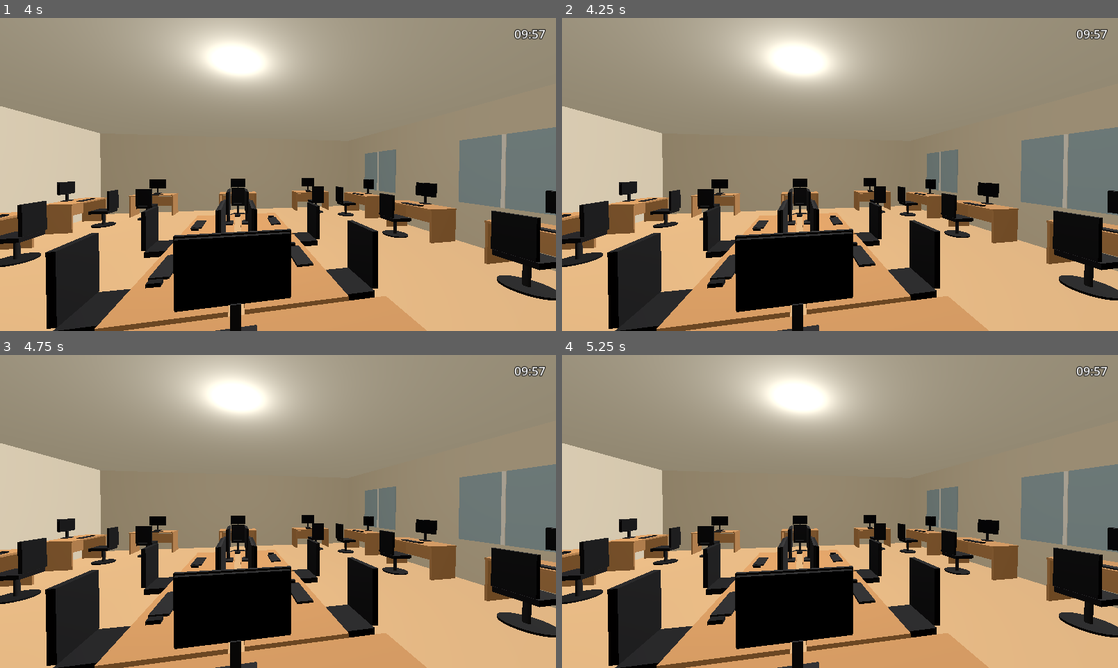
Above: before the commit, frames 1-4 (two rows, left to right).
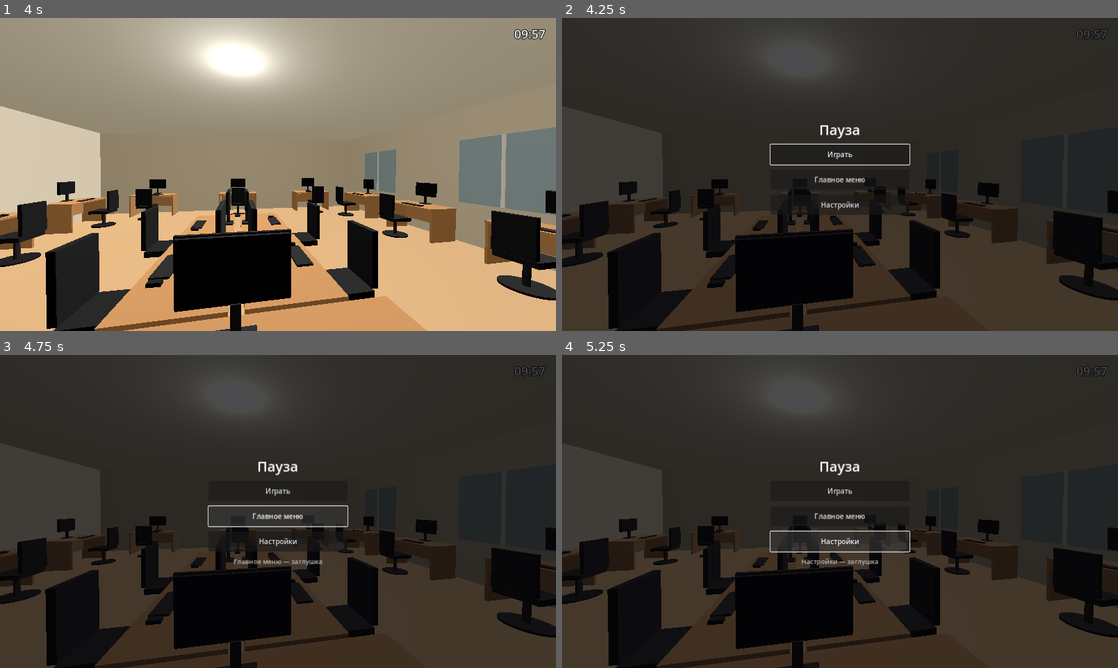
Above: after the commit, the same moments.

Repository: 1249137-star/Spot_the_cheater
Game: Godot game, scene res://scenes/game/game.tscn
The game is run twice, just before and just after one commit, with the same random seed, the same clock (stepped at 60 frames per second) and the same inputs.
Inputs (mouse positions are in pixels of both pictures, inside the frame that each line leads up to):
- Up to frame 1 (4 s): tap Enter at 0.5, 3.5 s; move the mouse to (305, 174) at 0.52 s; hold E (interact) 0.53-1.28 s; hold W (move_forward) from 0.53 s (still down); move the mouse to (250, 174) at 1.27 s; tap E (interact) at 1.35, 2.85 s; move the mouse to (289, 168) at 2.02 s; hold E (interact) 2.03-2.78 s; tap Space at 2.75 s; move the mouse to (272, 180) at 2.77 s; move the mouse to (316, 177) at 3.52 s; hold E (interact) from 3.53 s (still down)
- Up to frame 2 (4.25 s): keep holding W (move_forward); keep holding E (interact); tap Escape (pause) at 4.15 s
- Up to frame 3 (4.75 s): release W (move_forward) at 4.25 s; release E (interact) at 4.25 s; click (278, 517) at 4.25 s, where only the run after the commit has a clickable "Главное меню"
- Up to frame 4 (5.25 s): click (840, 542) at 5 s, where only the run after the commit has a clickable "Настройки"

Frame 1 is identical in both runs. In frame 2, 86% of the frame differs, in the area x 0-100%, y 0-100%; in frame 3, 86%; in frame 4, 87%.

Commit message:
feat: добавлено окно пауза, Esc

Diff:
--- a/scenes/game/game.tscn
+++ b/scenes/game/game.tscn
@@ -1,9 +1,10 @@
-[gd_scene load_steps=5 format=3 uid="uid://b7ohn4yixqnl0"]
+[gd_scene load_steps=6 format=3 uid="uid://b7ohn4yixqnl0"]
 
 [ext_resource type="PackedScene" uid="uid://bgqqeqq4pjgex" path="res://scenes/classroom_blockout.tscn" id="1_classroom"]
 [ext_resource type="PackedScene" path="res://scenes/player/player.tscn" id="2_player"]
 [ext_resource type="Script" path="res://scripts/core/game_session.gd" id="3_game_session"]
 [ext_resource type="Script" path="res://scripts/ui/timer_label.gd" id="4_timer_label"]
+[ext_resource type="PackedScene" path="res://scenes/ui/pause_menu.tscn" id="5_pause_menu"]
 
 [node name="Game" type="Node3D"]
 
@@ -33,3 +34,5 @@
 text = "10:00"
 horizontal_alignment = 2
 script = ExtResource("4_timer_label")
+
+[node name="PauseMenu" parent="." instance=ExtResource("5_pause_menu")]
--- /dev/null
+++ b/scenes/ui/pause_menu.tscn
@@ -0,0 +1,55 @@
+[gd_scene load_steps=2 format=3]
+
+[ext_resource type="Script" path="res://scripts/ui/pause_menu.gd" id="1_pause"]
+
+[node name="PauseMenu" type="CanvasLayer"]
+layer = 10
+visible = false
+script = ExtResource("1_pause")
+
+[node name="Overlay" type="ColorRect" parent="."]
+anchors_preset = 15
+anchor_right = 1.0
+anchor_bottom = 1.0
+grow_horizontal = 2
+grow_vertical = 2
+color = Color(0.02, 0.02, 0.03, 0.72)
+
+[node name="Center" type="CenterContainer" parent="."]
+anchors_preset = 15
+anchor_right = 1.0
+anchor_bottom = 1.0
+grow_horizontal = 2
+grow_vertical = 2
+
+[node name="VBox" type="VBoxContainer" parent="Center"]
+custom_minimum_size = Vector2(320, 0)
+layout_mode = 2
+theme_override_constants/separation = 12
+
+[node name="Title" type="Label" parent="Center/VBox"]
+layout_mode = 2
+theme_override_font_sizes/font_size = 32
+text = "Пауза"
+horizontal_alignment = 1
+
+[node name="PlayButton" type="Button" parent="Center/VBox"]
+custom_minimum_size = Vector2(0, 46)
+layout_mode = 2
+text = "Играть"
+
+[node name="MainMenuButton" type="Button" parent="Center/VBox"]
+custom_minimum_size = Vector2(0, 46)
+layout_mode = 2
+text = "Главное меню"
+
+[node name="SettingsButton" type="Button" parent="Center/VBox"]
+custom_minimum_size = Vector2(0, 46)
+layout_mode = 2
+text = "Настройки"
+
+[node name="Status" type="Label" parent="Center/VBox"]
+layout_mode = 2
+theme_override_colors/font_color = Color(0.75, 0.75, 0.75, 1)
+theme_override_font_sizes/font_size = 15
+horizontal_alignment = 1
--- a/scripts/player/player_controller.gd
+++ b/scripts/player/player_controller.gd
@@ -1,7 +1,7 @@
 extends CharacterBody3D
 
 ## FPS-контроллер преподавателя.
-## WASD + мышь, гравитация, луч взаимодействия, пауза по Esc.
+## WASD + мышь, гравитация, луч взаимодействия.
 
 @export var speed: float = 1.6
 @export var mouse_sensitivity: float = 0.002
@@ -10,11 +10,8 @@
 @onready var camera: Camera3D = $Camera3D
 @onready var ray: RayCast3D = $RayCast3D
 
-var _paused: bool = false
-
 
 func _ready() -> void:
-	process_mode = Node.PROCESS_MODE_ALWAYS
 	Input.mouse_mode = Input.MOUSE_MODE_CAPTURED
 
 
@@ -23,17 +20,11 @@
 		rotate_y(-event.relative.x * mouse_sensitivity)
 		camera.rotate_x(-event.relative.y * mouse_sensitivity)
 		camera.rotation.x = clamp(camera.rotation.x, deg_to_rad(-80.0), deg_to_rad(80.0))
-	elif event.is_action_pressed("pause"):
-		_toggle_pause()
 	elif event.is_action_pressed("interact"):
 		_try_interact()
 
 
 func _physics_process(delta: float) -> void:
-	if _paused:
-		velocity = Vector3.ZERO
-		return
-
 	if not is_on_floor():
 		velocity.y -= gravity * delta
 
@@ -45,13 +36,6 @@
 	move_and_slide()
 
 
-func _toggle_pause() -> void:
-	_paused = not _paused
-	get_tree().paused = _paused
-	Input.mouse_mode = Input.MOUSE_MODE_VISIBLE if _paused else Input.MOUSE_MODE_CAPTURED
-	print("[Пауза] " + ("включена" if _paused else "выключена"))
-
-
 func _try_interact() -> void:
 	if ray.is_colliding():
 		var target := ray.get_collider()
--- /dev/null
+++ b/scripts/ui/pause_menu.gd
@@ -0,0 +1,57 @@
+extends CanvasLayer
+
+## Минималистичное меню паузы. Макет для Ульяны.
+## «Играть» снимает паузу, остальные пункты пока заглушки.
+
+@onready var play_button: Button = $Center/VBox/PlayButton
+@onready var main_menu_button: Button = $Center/VBox/MainMenuButton
+@onready var settings_button: Button = $Center/VBox/SettingsButton
+@onready var status_label: Label = $Center/VBox/Status
+
+
+func _ready() -> void:
+	process_mode = Node.PROCESS_MODE_ALWAYS
+	visible = false
+	play_button.pressed.connect(_on_play_pressed)
+	main_menu_button.pressed.connect(_on_main_menu_pressed)
+	settings_button.pressed.connect(_on_settings_pressed)
+
+
+func _unhandled_input(event: InputEvent) -> void:
+	if event.is_action_pressed("pause"):
+		if get_tree().paused:
+			_resume()
+		else:
+			_pause()
+		get_viewport().set_input_as_handled()
+
+
+func _pause() -> void:
+	get_tree().paused = true
+	visible = true
+	Input.mouse_mode = Input.MOUSE_MODE_VISIBLE
+	status_label.text = ""
+	play_button.grab_focus()
+	print("[Пауза] включена")
+
+
+func _resume() -> void:
+	get_tree().paused = false
+	visible = false
+	Input.mouse_mode = Input.MOUSE_MODE_CAPTURED
+	play_button.release_focus()
+	print("[Пауза] выключена")
+
+
+func _on_play_pressed() -> void:
+	_resume()
+
+
+func _on_main_menu_pressed() -> void:
+	status_label.text = "Главное меню — заглушка"
+	print("[Пауза] Главное меню — заглушка")
+
+
+func _on_settings_pressed() -> void:
+	status_label.text = "Настройки — заглушка"
+	print("[Пауза] Настройки — заглушка")
